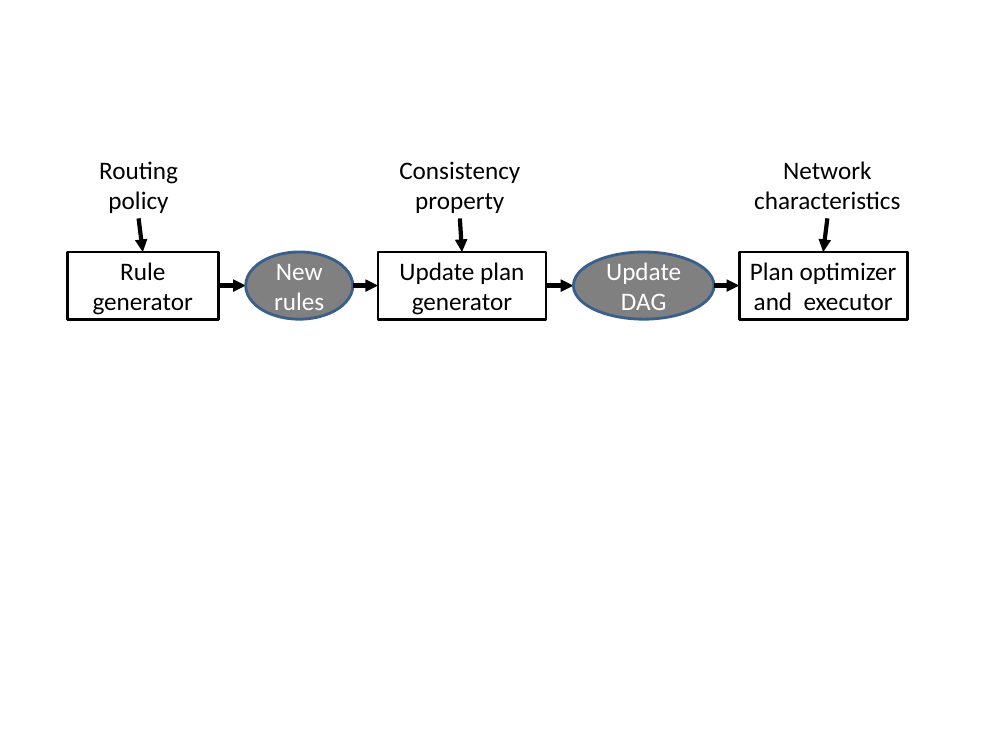
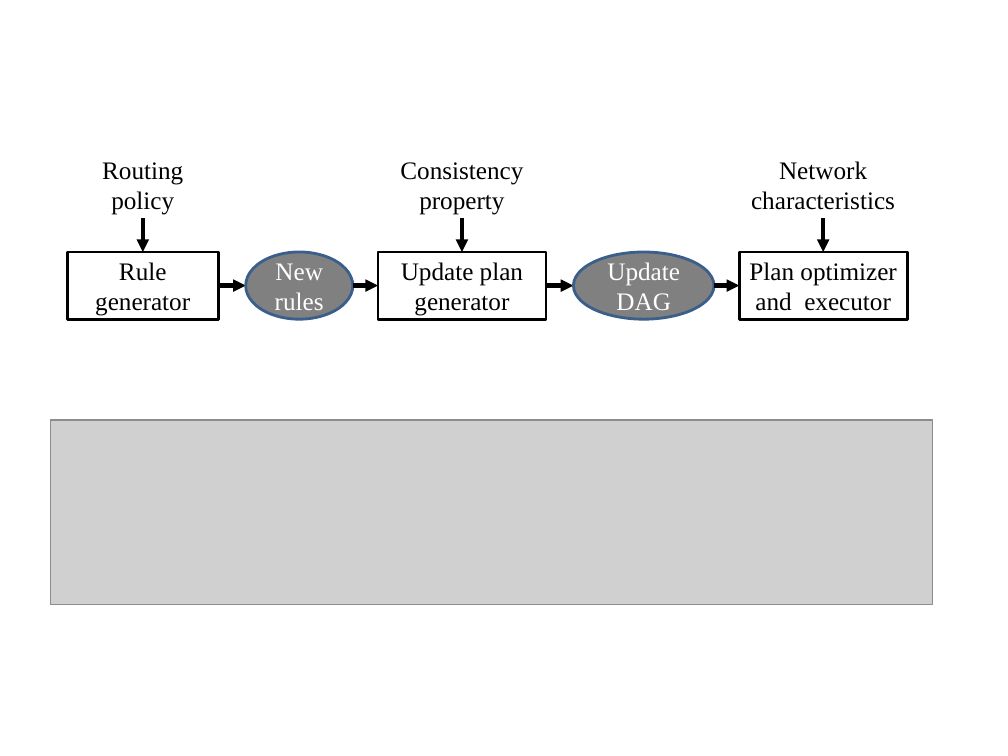
Before and after one commit to ratulm/consistency, a slide deck: slide 4 of figures/allfigures.pptx. Drawn at 1008x756 pixels with LibreOffice and Linux fonts; fonts in the diff are those of the drawing; grey boxes stand for pictures. Boxes give left, top, right and bottom in pixels: in the first picture for what was removed or moved away, otherwise in the second. Text is boxed around its words. In the diff, an @@ line names an element or a change of style, - is before the commit and + after.

```diff
--- a/figures/allfigures.pptx
+++ b/figures/allfigures.pptx
@@ ellipse "Routing policy": place and size @@
-ellipse "Routing policy" at bbox=[58, 151, 218, 219]
+ellipse "Routing policy" at bbox=[62, 151, 222, 219]
@@ font Calibri to Times New Roman in 8 elements at bbox=[68, 252, 219, 320], bbox=[378, 252, 546, 320], bbox=[739, 252, 907, 320], bbox=[246, 252, 353, 320], bbox=[574, 252, 714, 320], bbox=[359, 151, 564, 219], bbox=[62, 151, 222, 219], bbox=[702, 151, 946, 219] @@
@@ ellipse "Network characteristics": place and size @@
-ellipse "Network characteristics" at bbox=[706, 151, 950, 219]
+ellipse "Network characteristics" at bbox=[702, 151, 946, 219]
@@ arrow moved from (139, 219) - (143, 252) to (143, 219) - (143, 252) @@
@@ arrow moved from (828, 219) - (824, 252) to (824, 219) - (824, 252) @@
@@ picture added at bbox=[50, 420, 932, 605] @@
```
Also in this commit, not shown: 1 slide added, 9 other files.
